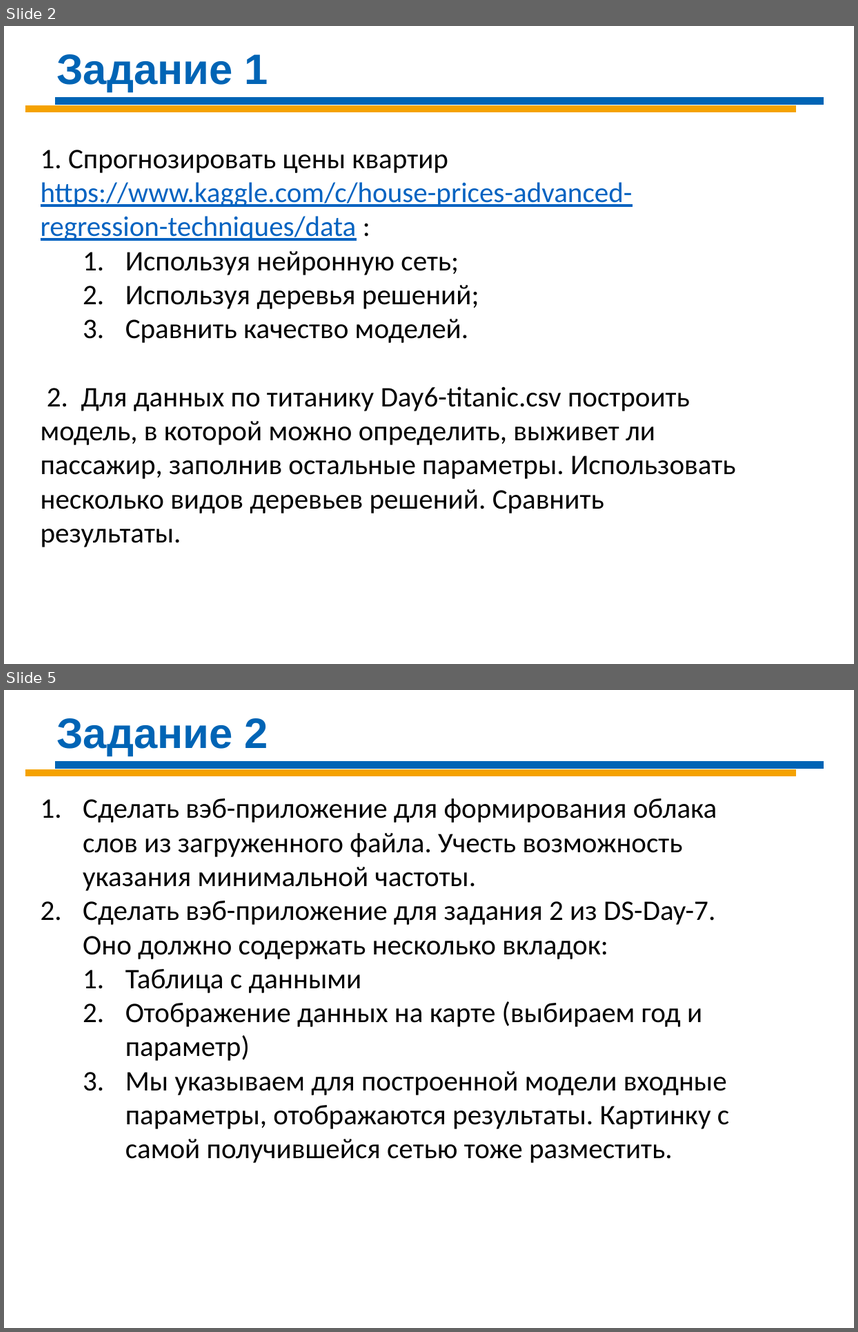
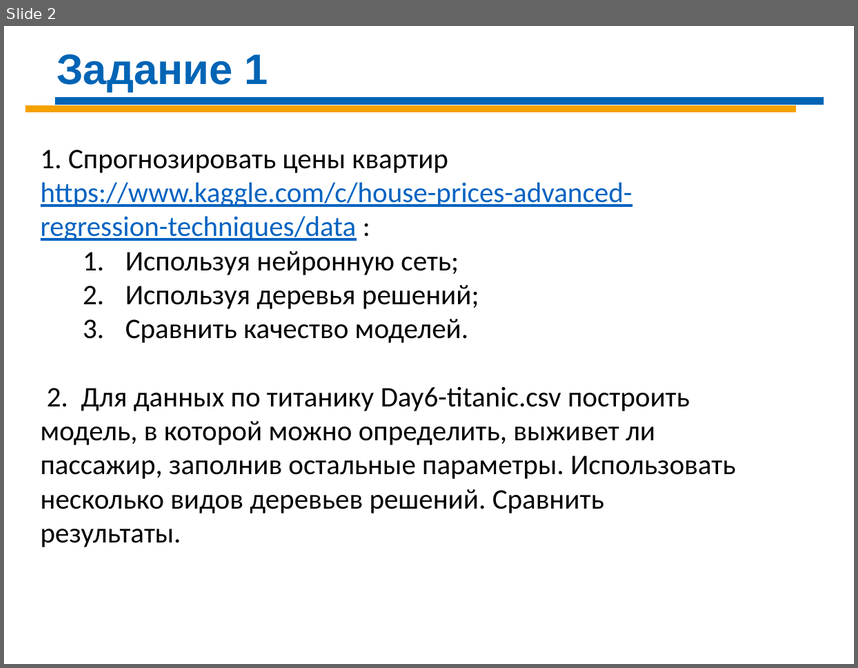
Before and after one commit to Demolis/Infopulse, a slide deck: Sat_Data_Science/DS-Day-12 R.pptx. Shown one above the other, each under a label of ours: slides 2 and 5 before the commit, slide 2 after it; the slides between them are not shown. The pictures are 858x1332 and 858x668 pixels, drawn with LibreOffice and Linux fonts; fonts in the diff are those of the drawing. Boxes give left, top, right and bottom in pixels: in the first picture for what was removed or moved away, otherwise in the second. Text is boxed around its words. In the diff, an @@ line names an element or a change of style, - is before the commit and + after.

```diff
--- a/Sat_Data_Science/DS-Day-12 R.pptx
+++ b/Sat_Data_Science/DS-Day-12 R.pptx
@@ slide 5 removed at [4,690,854,1328], background #FFFFFF @@
@@ text removed at [56,718,268,756] @@
-Задание 2
@@ line removed from (55, 765) to (824, 765) @@
@@ line removed from (25, 773) to (796, 773) @@
@@ text removed at [83,798,729,1163] @@
-1. Сделать вэб-приложение для формирования облака слов из загруженного файла. Учесть возможность указания минимальной частоты.
-2. Сделать вэб-приложение для задания 2 из DS-Day-7. Оно должно содержать несколько вкладок:
-  1. Таблица с данными
-  2. Отображение данных на карте (выбираем год и параметр)
-  3. Мы указываем для построенной модели входные параметры, отображаются результаты. Картинку с самой получившейся сетью тоже разместить.
```
Also in this commit, not shown: 2 other slides removed, 5 other files.
